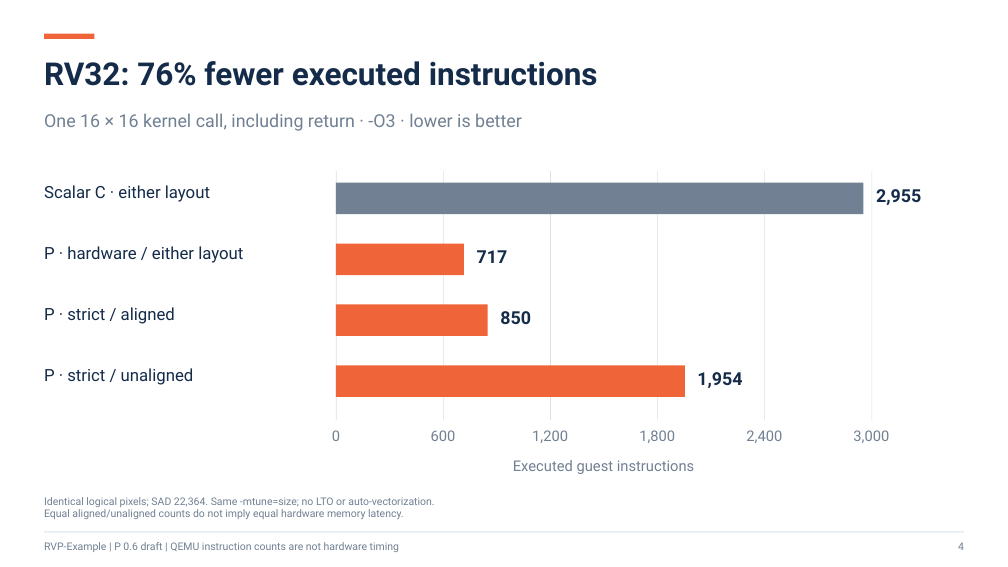
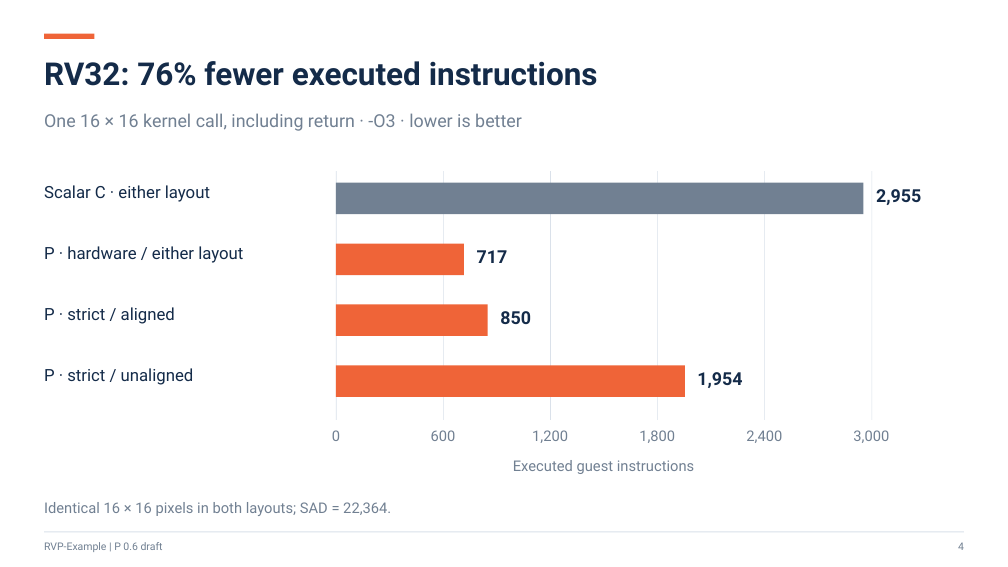
Before and after one commit to pz9115/RVP-Example, a slide deck: slide 4 of docs/RVP-Image-SAD-RV32.pptx. Drawn at 1008x567 pixels with LibreOffice and Linux fonts; fonts in the diff are those of the drawing. Boxes give left, top, right and bottom in pixels: in the first picture for what was removed or moved away, otherwise in the second. Text is boxed around its words. In the diff, an @@ line names an element or a change of style, - is before the commit and + after.

```diff
--- a/docs/RVP-Image-SAD-RV32.pptx
+++ b/docs/RVP-Image-SAD-RV32.pptx
@@ text at <box>44,502,391,516</box>: text changed; size 10 to 14 pt @@
-Identical logical pixels; SAD 22,364. Same -mtune=size; no LTO or auto-vectorization.
-Equal aligned/unaligned counts do not imply equal hardware memory latency.
+Identical 16 × 16 pixels in both layouts; SAD = 22,364.
@@ text at <box>44,542,163,552</box>: text changed @@
-RVP-Example | P 0.6 draft | QEMU instruction counts are not hardware timing
+RVP-Example | P 0.6 draft
```
Also in this commit, not shown: 5 other slides changed, 13 other files.
